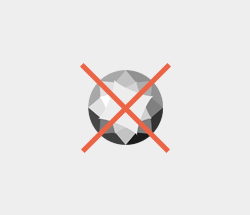
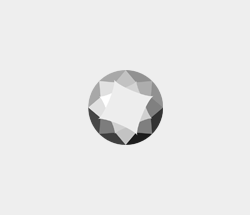
Layered file, before and after one edit (250 x 215). Changes by layer:
hid "Rectangle 1 copy" over [80, 63, 170, 153]
hid "Rectangle 1" over [81, 63, 171, 153]
